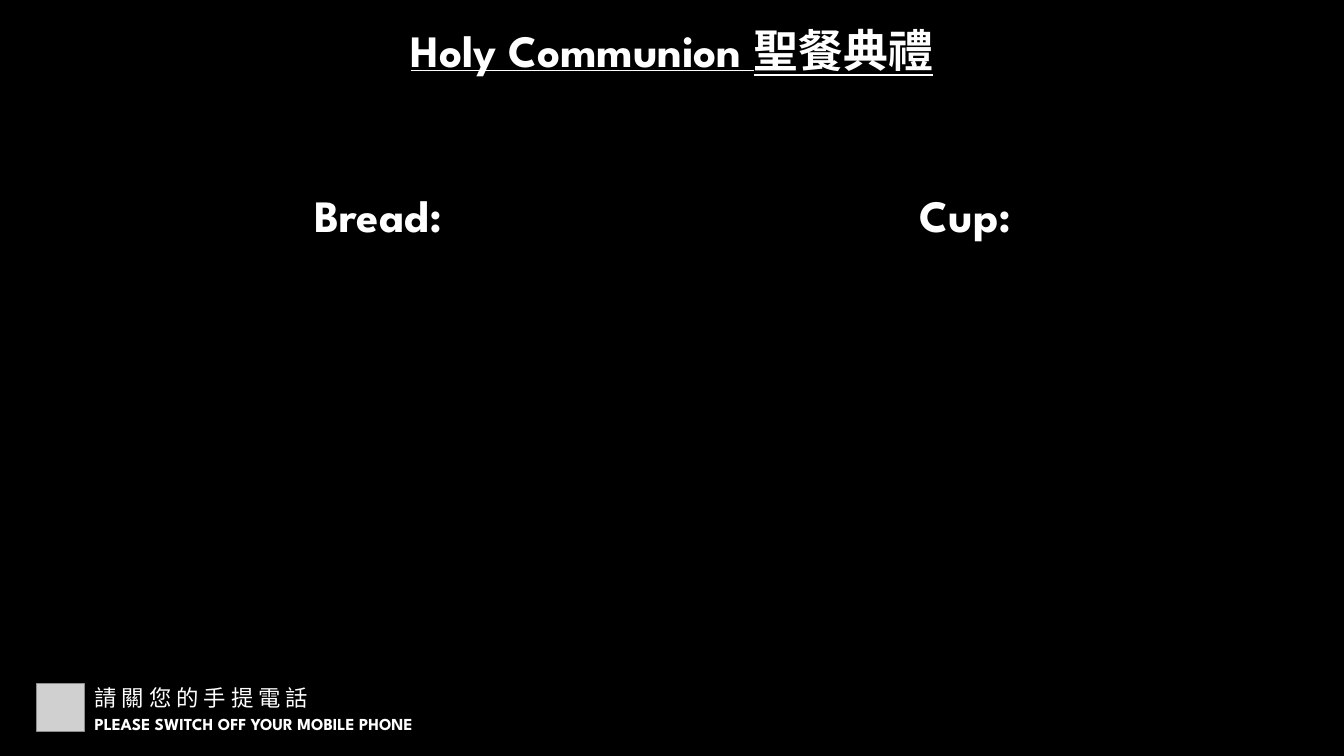
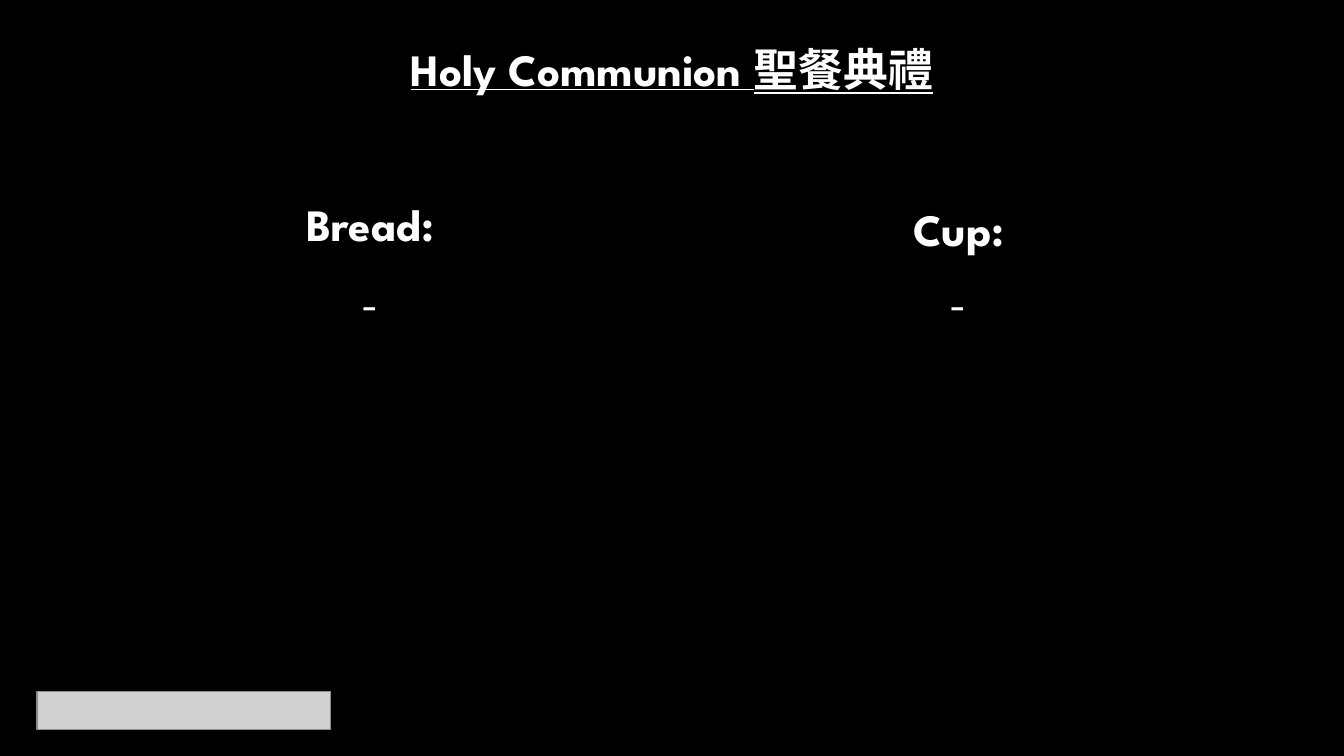
Before and after one commit to calebchanwy/tjc-powerpoint, a slide deck: slide 5 of TJCPowerPoint/Resources/ServiceWidescreen.pptx. Drawn at 1344x756 pixels with LibreOffice and Linux fonts; fonts in the diff are those of the drawing; grey boxes stand for pictures. Boxes give left, top, right and bottom in pixels: in the first picture for what was removed or moved away, otherwise in the second. Text is boxed around its words. In the diff, an @@ line names an element or a change of style, - is before the commit and + after.

```diff
--- a/TJCPowerPoint/Resources/ServiceWidescreen.pptx
+++ b/TJCPowerPoint/Resources/ServiceWidescreen.pptx
@@ text "Holy Communion 聖餐典禮": place and size @@
-text "Holy Communion 聖餐典禮" at (411, 22, 933, 79)
+text "Holy Communion 聖餐典禮" at (411, 41, 933, 98)
@@ text "Bread:": place and size @@
-text "Bread:" at (315, 201, 442, 233)
+text "Bread:" at (307, 210, 434, 242)
@@ text "Cup:": place and size @@
-text "Cup:" at (920, 202, 1011, 242)
+text "Cup:" at (913, 216, 1004, 256)
@@ text added at (60, 243, 680, 324), 32 pt, text #FFFFFF @@
+-
@@ text added at (648, 243, 1267, 324), 32 pt, text #FFFFFF @@
+-
@@ picture removed at (37, 684, 85, 731) @@
@@ text removed at (94, 687, 308, 708) @@
-請 關 您 的 手 提 電 話
@@ picture added at (37, 692, 331, 730) @@
@@ text removed at (95, 718, 412, 731) @@
-PLEASE SWITCH OFF YOUR MOBILE PHONE
```
Also in this commit, not shown: 5 other slides changed, 1 slide added, 20 other files.
